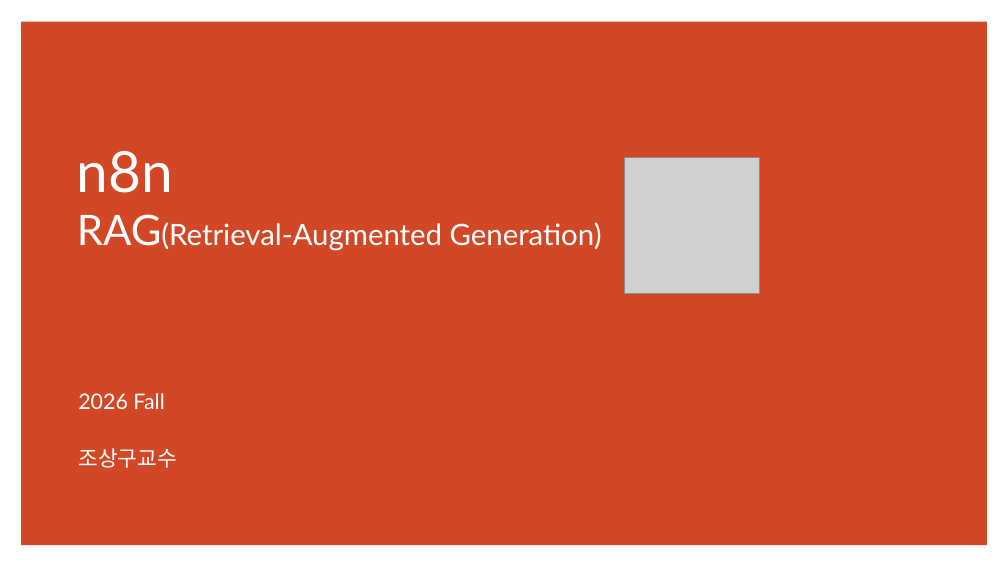
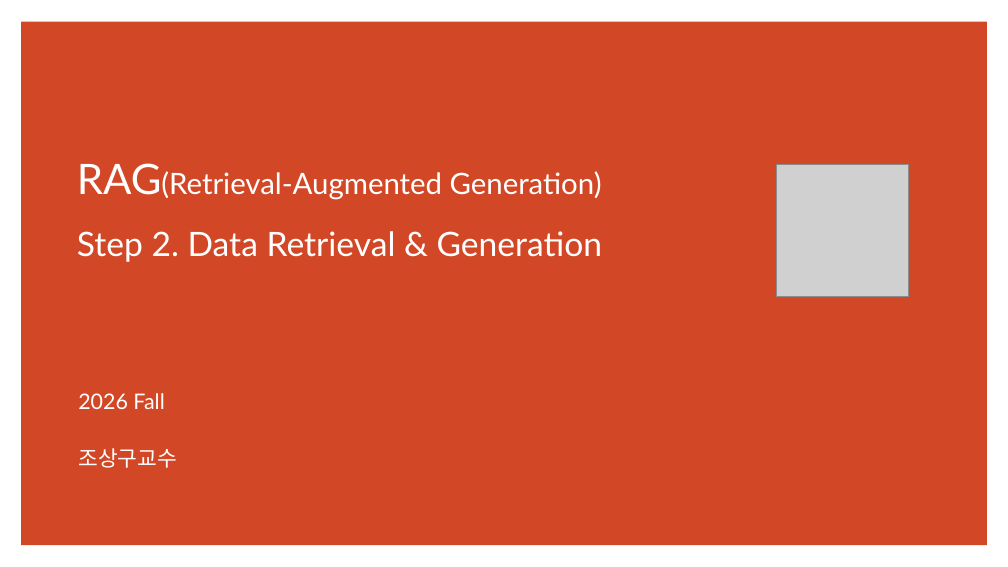
Before and after one commit to ancestor9/2026_Fall_AI-Workflow, a slide deck: slide 84 of PPTs/02_AI Workflow_n8n.pptx (slide 82 before the commit). Drawn at 1008x567 pixels with LibreOffice and Linux fonts; fonts in the diff are those of the drawing; grey boxes stand for pictures. Boxes give left, top, right and bottom in pixels: in the first picture for what was removed or moved away, otherwise in the second. Text is boxed around its words. In the diff, an @@ line names an element or a change of style, - is before the commit and + after.

```diff
--- a/PPTs/02_AI Workflow_n8n.pptx
+++ b/PPTs/02_AI Workflow_n8n.pptx
@@ title at <box>77,163,603,262</box>: text changed @@
-n8n
-RAG(Retrieval-Augmented Generation)
+RAG(Retrieval-Augmented Generation)
+Step 2. Data Retrieval & Generation
@@ picture removed at <box>625,158,761,294</box> @@
@@ picture added at <box>777,165,909,297</box> @@
```
Also in this commit, not shown: 6 other slides changed, 2 slides added.
